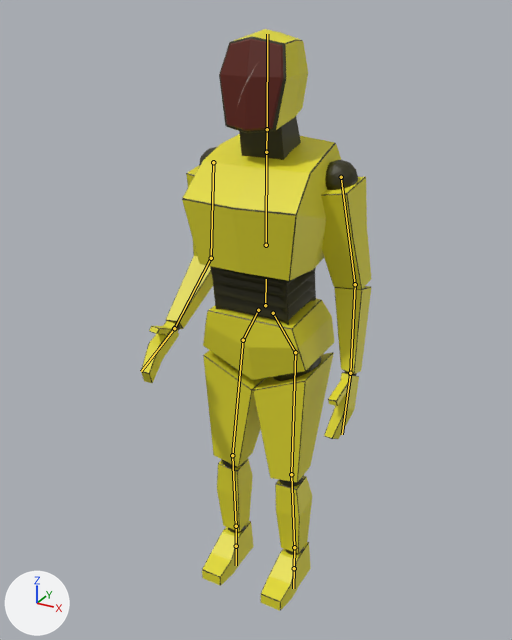
A saved change to the FBX model Assets/Models/PED.fbx.
Camera for both pictures: a 50 mm lens placed at (0.932, -1.756, 1.82), pointed at (-0.016, -0.034, 0.959). Every picture has the same lights, and +X, +Y and +Z are marked at lower left. The older version comes first. Both versions are drawn at frame 1 of the action 'Armature|Ilde'; the numbers are the values there. The bones that change, and the others that lie on the model, are drawn over the model as lines.

The first picture shows 'skinnedmesh_thekiwicoder'.
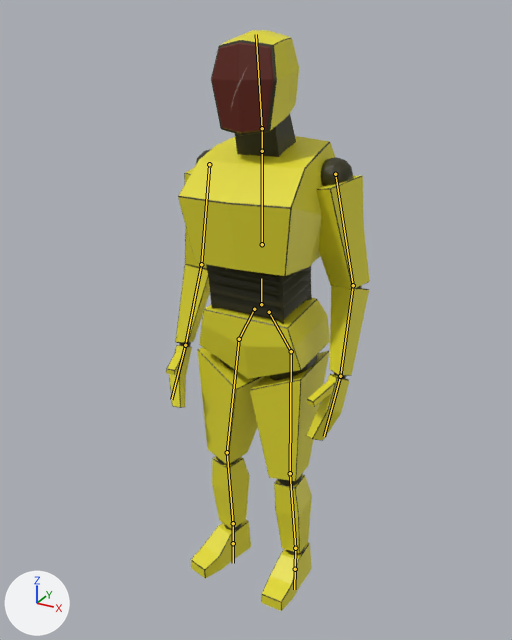
Boxes [x1, y1, x2, y2] around the edits, measured in the pictures (512 x 640 px):
'skinnedmesh_thekiwicoder', posed (12% narrower): before [141, 29, 372, 611]; after [166, 30, 370, 611]
bone 'SpineDown', root to tip: before (265, 305) to (266, 279); after (261, 304) to (261, 278)
bone 'SpineUp', root to tip: before (266, 245) to (266, 145); after (262, 244) to (262, 143)
bone 'Head', root to tip: before (267, 129) to (267, 34); after (262, 128) to (256, 34)
bone 'RightArm', root to tip: before (213, 162) to (211, 258); after (209, 164) to (201, 264)
bone 'RightForearm', root to tip: before (211, 258) to (174, 328); after (201, 264) to (185, 345)
bone 'RightPalm', root to tip: before (174, 328) to (141, 371); after (185, 345) to (171, 399)
bone 'LeftArm', root to tip: before (341, 177) to (355, 284); after (335, 174) to (353, 285)
bone 'LeftForearm', root to tip: before (355, 284) to (350, 373); after (353, 285) to (340, 376)
bone 'LeftPalm', root to tip: before (350, 373) to (342, 434); after (340, 376) to (324, 436)
bone 'RightThigh', root to tip: before (243, 340) to (232, 455); after (239, 339) to (227, 452)
bone 'LeftThigh', root to tip: before (295, 352) to (291, 474); after (291, 351) to (290, 473)

The change in detail:
Bone 'SpineDown' (bone_spinedown) moves from (0.0, 0.0, 0.0) to (-0.014, 0.0, 0.0).
Bone 'SpineUp' (bone_spineup) turns from (0, 0, 0) to (-3, 0, 2) degrees about its own x, y and z.
Bone 'Head' (bone_head) turns from (0, 0, 0) to (8, 0, 0) degrees about its own x, y and z.
Bone 'RightArm' (bone_rightarm) turns from (-8, -1, 82) to (-2, -9, 82) degrees about its own x, y and z.
Bone 'RightForearm' (bone_rightforearm) turns from (59, 0, 1) to (20, 0, 0) degrees about its own x, y and z.
Bone 'RightPalm' (bone_rightpalm) turns from (16, 0, -1) to (10, -1, 0) degrees about its own x, y and z.
Bone 'LeftArm' (bone_leftarm) turns from (-8, 1, -83) to (-6, 19, -82) degrees about its own x, y and z.
Bone 'LeftForearm' (bone_leftforearm) turns from (23, 0, -1) to (26, -1, 0) degrees about its own x, y and z.
Bone 'LeftPalm' (bone_leftpalm) turns from (16, 0, 1) to (9, 0, -2) degrees about its own x, y and z.
Bone 'RightThigh' (bone_rightthigh) turns from (0, 0, 0) to (-1, 15, -2) degrees about its own x, y and z.
Bone 'LeftThigh' (bone_leftthigh) turns from (0, 0, 0) to (0, 0, 1) degrees about its own x, y and z.
